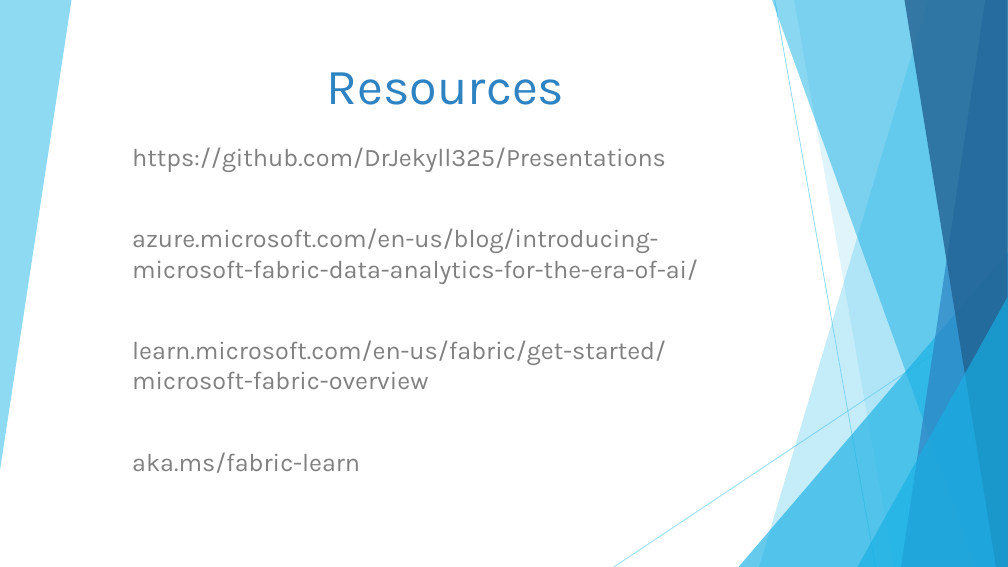
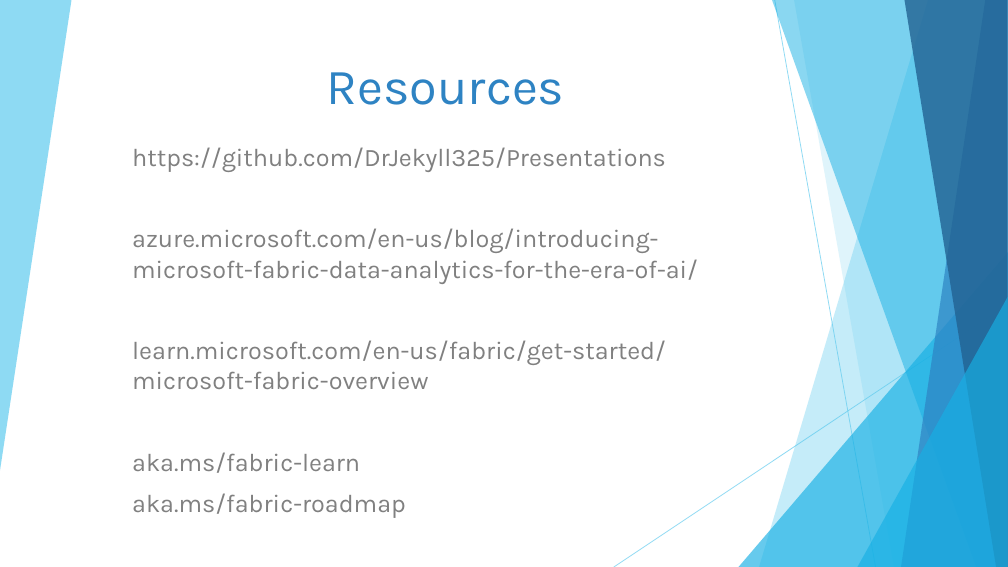
Before and after one commit to DrJekyll325/Presentations, a slide deck: slide 27 of Microsoft Fabric/Data - The Fabric Of Our Lives/20231007 - SQL Saturday Orlando - Data - The Fabric Of Our Lives.pptx. Drawn at 1008x567 pixels with LibreOffice and Linux fonts; fonts in the diff are those of the drawing. Boxes give left, top, right and bottom in pixels: in the first picture for what was removed or moved away, otherwise in the second. Text is boxed around its words. In the diff, an @@ line names an element or a change of style, - is before the commit and + after.

Commit message:
Updated for SQL Saturday Orlando

```diff
--- a/Microsoft Fabric/Data - The Fabric Of Our Lives/20231007 - SQL Saturday Orlando - Data - The Fabric Of Our Lives.pptx
+++ b/Microsoft Fabric/Data - The Fabric Of Our Lives/20231007 - SQL Saturday Orlando - Data - The Fabric Of Our Lives.pptx
@@ subtitle at box(132, 493, 406, 518): paragraph added @@
+aka.ms/fabric-roadmap
```
